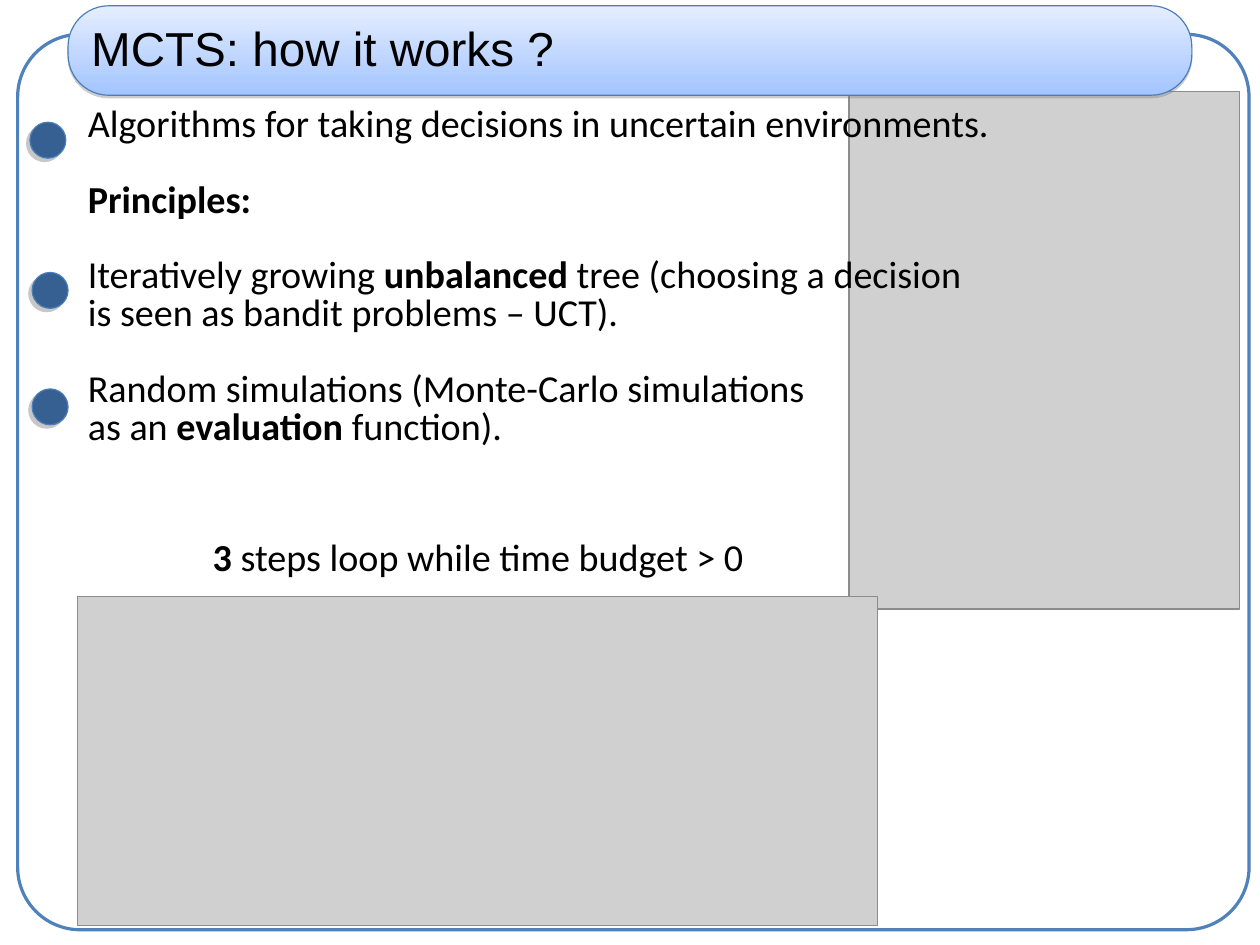
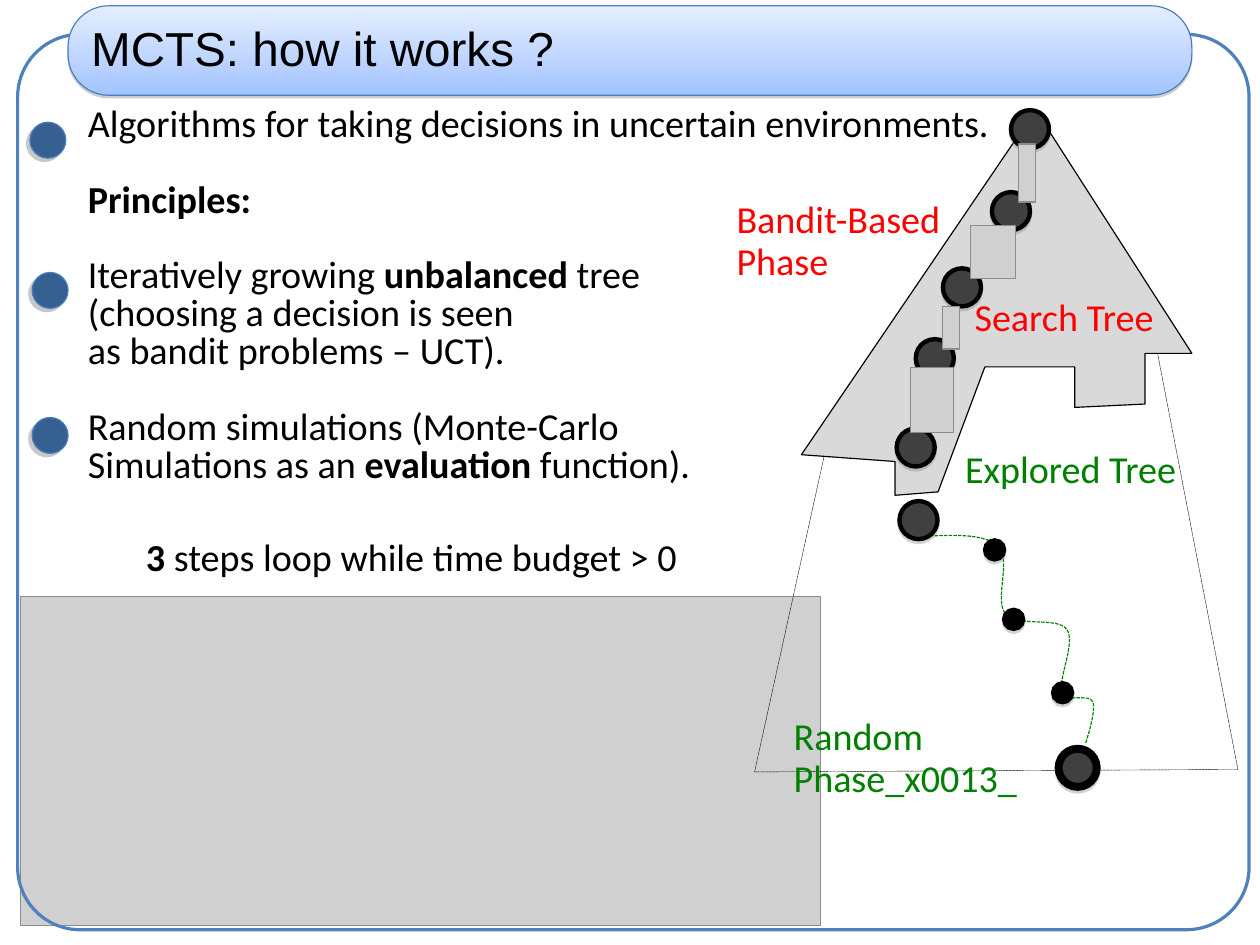
Before and after one commit to haspeleo/Android-Dev, a slide deck: slide 4 of MCTS/mcts_xp.ppt. Drawn at 1260x945 pixels with LibreOffice and Linux fonts; fonts in the diff are those of the drawing; grey boxes stand for pictures; background and template pictures are left out. Boxes give left, top, right and bottom in pixels: in the first picture for what was removed or moved away, otherwise in the second. Text is boxed around its words. In the diff, an @@ line names an element or a change of style, - is before the commit and + after.

```diff
--- a/MCTS/mcts_xp.ppt
+++ b/MCTS/mcts_xp.ppt
@@ rounded rectangle at <box>17,34,1249,930</box>: fill #FFFFFF to none @@
@@ freeform shape added at <box>802,110,1193,495</box>, fill #D9D9D9, outline #000000 0.74 pt @@
@@ ellipse added at <box>1012,110,1050,147</box>, fill #404040, outline #000000 2.75 pt @@
@@ picture added at <box>1019,144,1036,202</box> @@
@@ text added at <box>737,206,941,276</box>, 24 pt, text #FF0000 @@
+Bandit-Based
+Phase
@@ ellipse added at <box>992,192,1030,230</box>, fill #404040, outline #000000 2.75 pt @@
@@ picture added at <box>971,225,1015,279</box> @@
@@ text at <box>88,261,690,483</box>: text changed @@
-Iteratively growing unbalanced tree (choosing a decision
-is seen as bandit problems – UCT).
-Random simulations (Monte-Carlo simulations
-as an evaluation function).
+Iteratively growing unbalanced tree
+(choosing a decision is seen
+as bandit problems – UCT).
+Random simulations (Monte-Carlo
+Simulations as an evaluation function).
@@ ellipse added at <box>943,269,981,306</box>, fill #404040, outline #000000 2.75 pt @@
@@ text added at <box>975,299,1154,332</box>, 24 pt, text #FF0000 @@
+Search Tree
@@ picture: place and size @@
-picture at <box>850,91,1241,609</box>
+picture at <box>943,306,960,349</box>
@@ line added from (955, 301) to (949, 345), #000000 0.74 pt @@
@@ freeform shape added at <box>755,337,1238,772</box>, outline #000000 0.26 pt dashed @@
@@ ellipse added at <box>916,340,954,377</box>, fill #404040, outline #000000 2.75 pt @@
@@ picture added at <box>911,367,954,432</box> @@
@@ ellipse: place and size @@
-ellipse at <box>32,389,67,424</box>
+ellipse at <box>32,417,67,453</box>
@@ ellipse added at <box>898,429,935,466</box>, fill #404040, outline #000000 2.75 pt @@
@@ text added at <box>965,456,1176,489</box>, 24 pt, text #008000 @@
+Explored Tree
@@ ellipse added at <box>900,501,938,539</box>, fill #404040, outline #000000 2.75 pt @@
@@ text "3 steps loop while time ...": place and size @@
-text "3 steps loop while time ..." at <box>213,544,743,578</box>
+text "3 steps loop while time ..." at <box>146,544,676,578</box>
@@ freeform shape added at <box>926,534,1098,743</box>, outline #008000 0.74 pt dashed @@
@@ ellipse added at <box>986,541,1005,560</box>, fill #000000, outline #000000 2.75 pt @@
@@ picture: place and size @@
-picture at <box>78,597,878,926</box>
+picture at <box>21,597,821,926</box>
@@ ellipse added at <box>1005,611,1024,630</box>, fill #000000, outline #000000 2.75 pt @@
@@ ellipse added at <box>1053,684,1072,703</box>, fill #000000, outline #000000 2.75 pt @@
@@ text added at <box>794,718,1017,803</box>, 24 pt, text #008000 @@
+Random Phase_x0013_
@@ ellipse added at <box>1059,749,1096,787</box>, fill #404040, outline #000000 4.99 pt @@
```
Also in this commit, not shown: 1 slide added.
